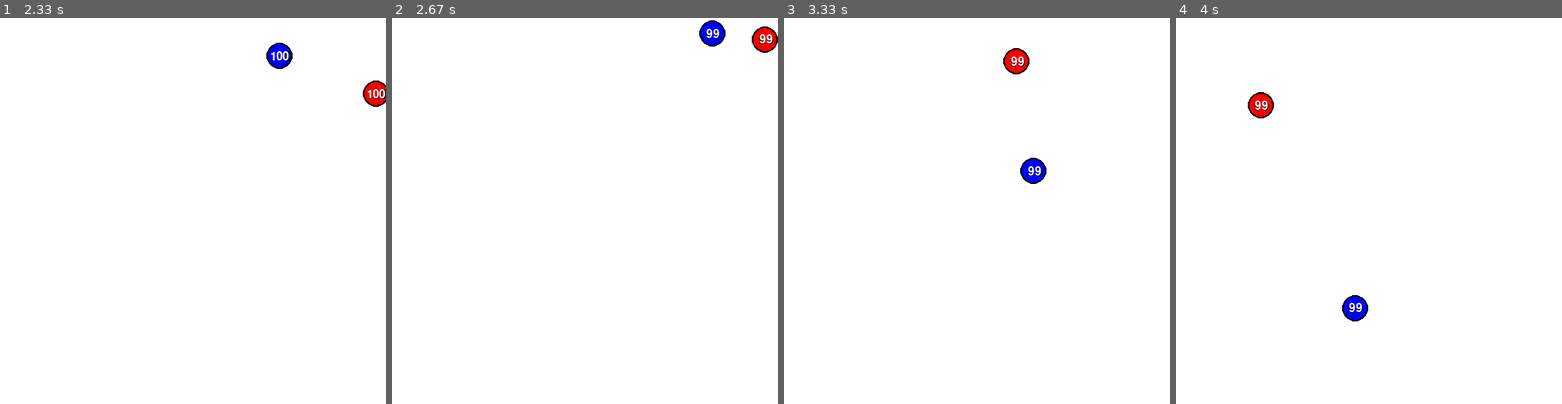
Above: before the commit, frames 1-4 (left to right).
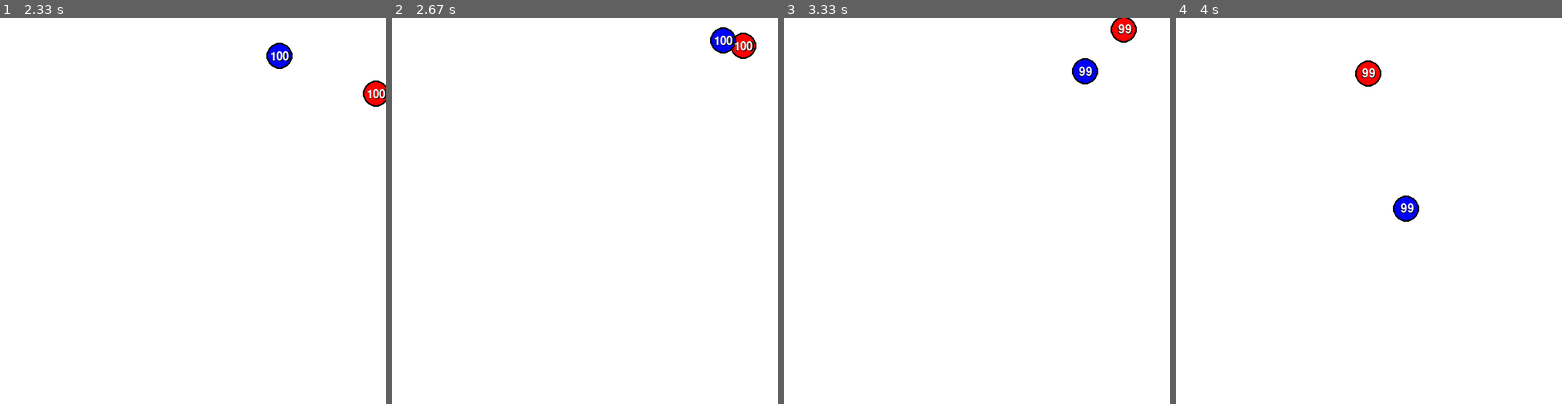
Above: after the commit, the same moments.

Repository: yud0o0/ballgames_on_pygame_idk
Game: pygame game, started from import pygame.py
Same seed, same stepped clock (60 frames per second), same inputs: the game is played once before the commit and once after it.
Inputs:
- Up to frame 1 (2.33 s): no input
- Up to frame 2 (2.67 s): no input
- Up to frame 3 (3.33 s): no input
- Up to frame 4 (4 s): no input

Frame 1 is identical in both runs. In frame 2, 1.1% of the frame differs, in the area x 79-100%, y 0-11%; in frame 3, 1.3%; in frame 4, 1.3%, in the area x 18-63%, y 11-79%.

Commit message:
мини комит с задержкой при ударе потомучто i have no idea

Diff:
--- a/import pygame.py
+++ b/import pygame.py
@@ -52,6 +52,7 @@
         yvb=yva2
         a-=1
         b-=1
+        t.sleep(0.5)
     xa += xva
     xb += xvb
     ya += yva
